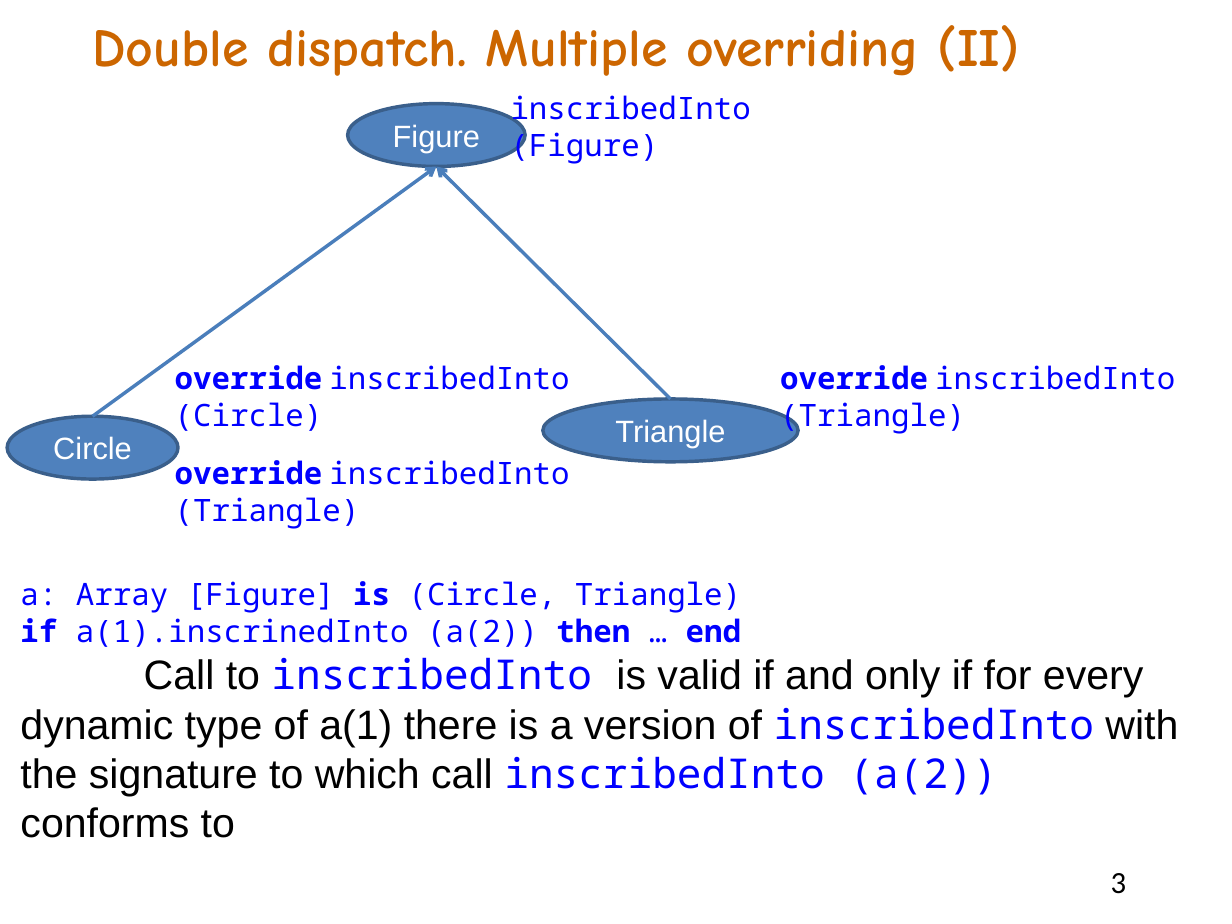
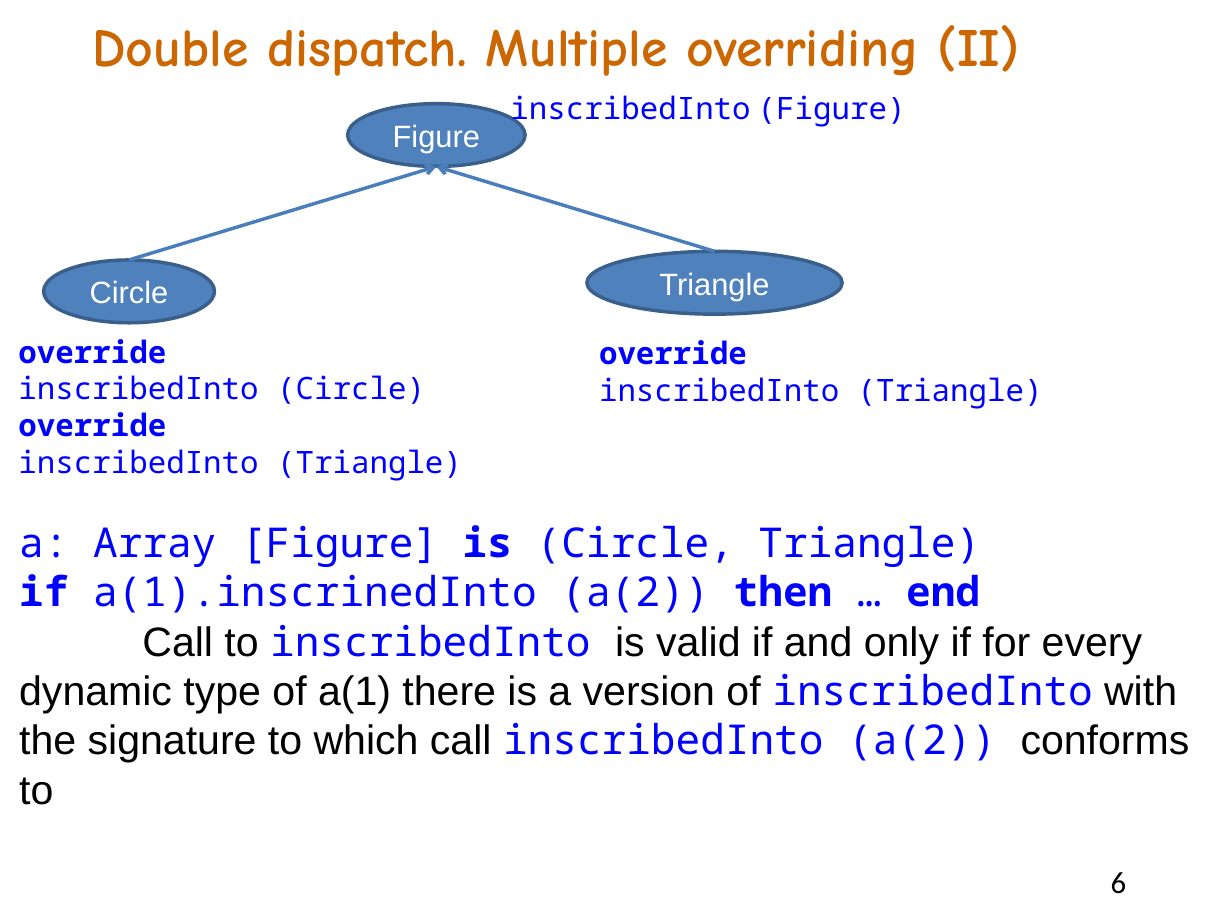
Before and after one commit to akanatov/SLang-, a slide deck: slide 6 of Docs/Multiple overriding or OOP approach to double dispatch.pptx (slide 3 before the commit). Drawn at 1232x924 pixels with LibreOffice and Linux fonts; fonts in the diff are those of the drawing. Boxes give left, top, right and bottom in pixels: in the first picture for what was removed or moved away, otherwise in the second. Text is boxed around its words. In the diff, an @@ line names an element or a change of style, - is before the commit and + after.

```diff
--- a/Docs/Multiple overriding or OOP approach to double dispatch.pptx
+++ b/Docs/Multiple overriding or OOP approach to double dispatch.pptx
@@ text "inscribedInto (Figure)" rewrapped from (511, 95, 751, 164) to (510, 95, 906, 128) @@
@@ arrow moved from (92, 416) - (436, 166) to (129, 260) - (436, 166) @@
@@ arrow moved from (670, 399) - (436, 166) to (715, 251) - (436, 166) @@
@@ ellipse "Circle": place and size @@
-ellipse "Circle" at (7, 416, 179, 479)
+ellipse "Circle" at (43, 260, 214, 323)
@@ ellipse "Triangle": place and size @@
-ellipse "Triangle" at (543, 399, 798, 462)
+ellipse "Triangle" at (586, 251, 841, 314)
@@ text at (18, 339, 462, 481): text changed @@
-override inscribedInto (Circle)
+override
+inscribedInto (Circle)
+override
+inscribedInto (Triangle)
@@ text at (599, 340, 1043, 409): text changed @@
-override inscribedInto (Triangle)
+override
+inscribedInto (Triangle)
@@ text removed at (175, 456, 569, 529) @@
-override inscribedInto (Triangle)
@@ text "a: Array [Figure] is (Circle, ...": place and size @@
-text "a: Array [Figure] is (Circle, ..." at (20, 581, 1178, 838)
+text "a: Array [Figure] is (Circle, ..." at (19, 525, 1190, 805)
@@ text at (19, 525, 980, 613): size 18 to 24 pt in "a: Array [Figure] is (Circle, Triangle)", "if a(1).inscrinedInto (a(2)) then … end" @@
@@ page number at (1111, 872, 1127, 894): text changed @@
-3
+6
```
Also in this commit, not shown: 2 other slides changed, 5 slides added.
